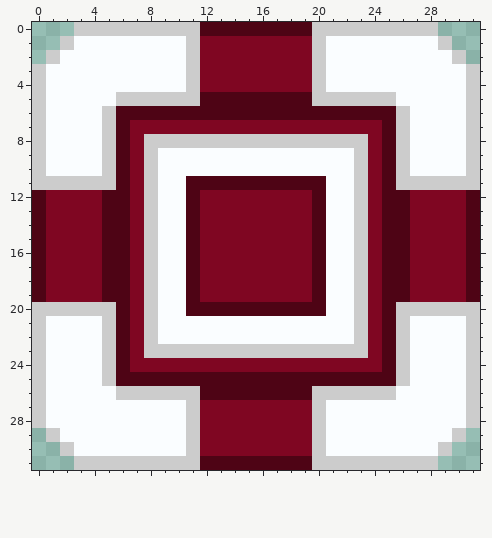
A pixel-art file gets an edit: Assets/Aseprite/Moving Block.aseprite. The picture above is the old version.
32x32 pixels, 1 frame.
After the commit:
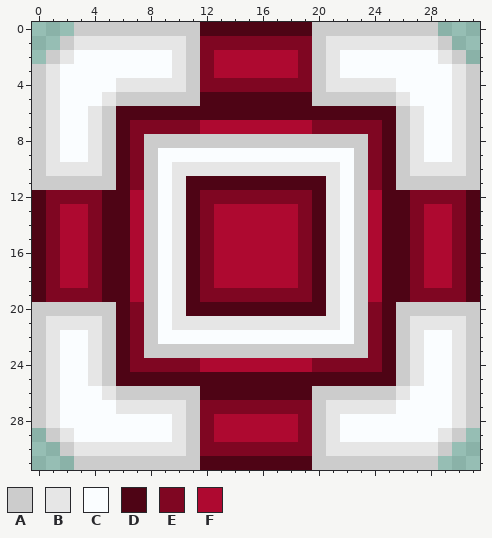
Palette (. is transparent): A #cccccc  B #e6e6e6  C #fafdff  D #4e0415  E #7f0622  F #ae0930
From old to new:
layer "New" added
layer "Layer 1" removed
Layer "New":
Colour C gives way to colour B in row 1 at x 3 to 10 and 21 to 28; in row 2 at x 2, 10, 21 and 29; in row 3 at x 1, 10, 21 and 30; in row 4 at x 1, 6 to 10, 21 to 25 and 30; in row 5 at x 1, 5, 26 and 30; in rows 6 to 9 at x 1, 4, 27 and 30.
Colour C gives way to colour B in row 10 at x 1 to 4, 10 to 21 and 27 to 30; in rows 11 to 20 at x 10 and 21; in row 21 at x 1 to 4, 10 to 21 and 27 to 30; in rows 22 to 25 at x 1, 4, 27 and 30; in row 26 at x 1, 5, 26 and 30; in row 27 at x 1, 6 to 10, 21 to 25 and 30.
Colour C gives way to colour B in row 28 at x 1, 10, 21 and 30; in row 29 at x 2, 10, 21 and 29; in row 30 at x 3 to 10 and 21 to 28.
Colour E gives way to colour F in rows 2 to 3 at x 13 to 18; in row 7 at x 12 to 19; in row 12 at x 7 and 24; in rows 13 to 18 at x 2 to 3, 7, 13 to 18, 24 and 28 to 29; in row 19 at x 7 and 24; in row 24 at x 12 to 19.
Colour E gives way to colour F in rows 28 to 29 at x 13 to 18.
